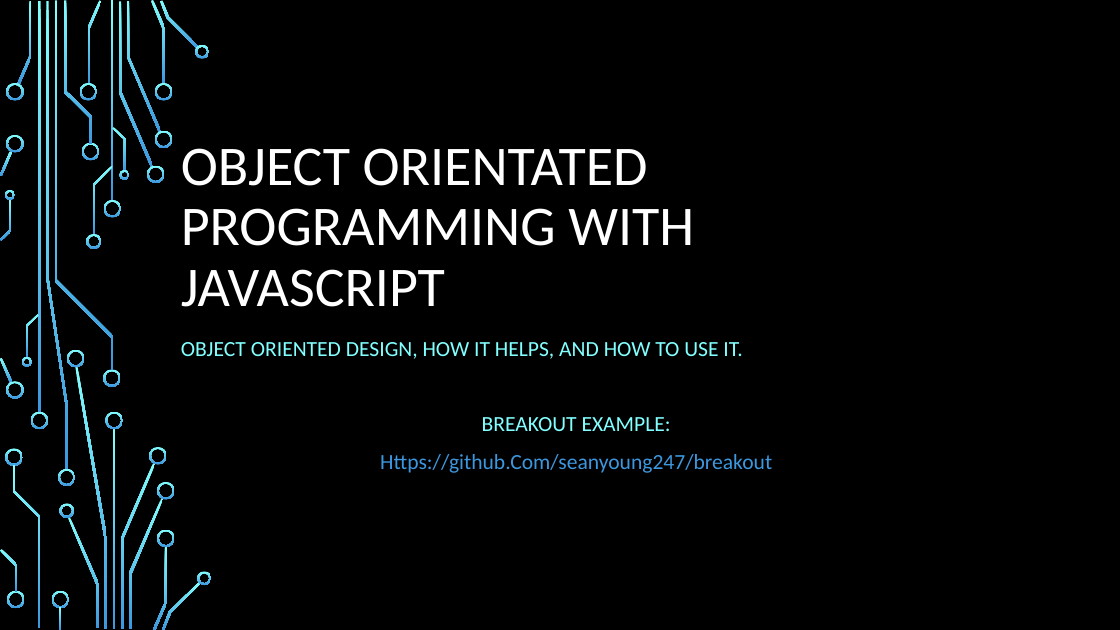
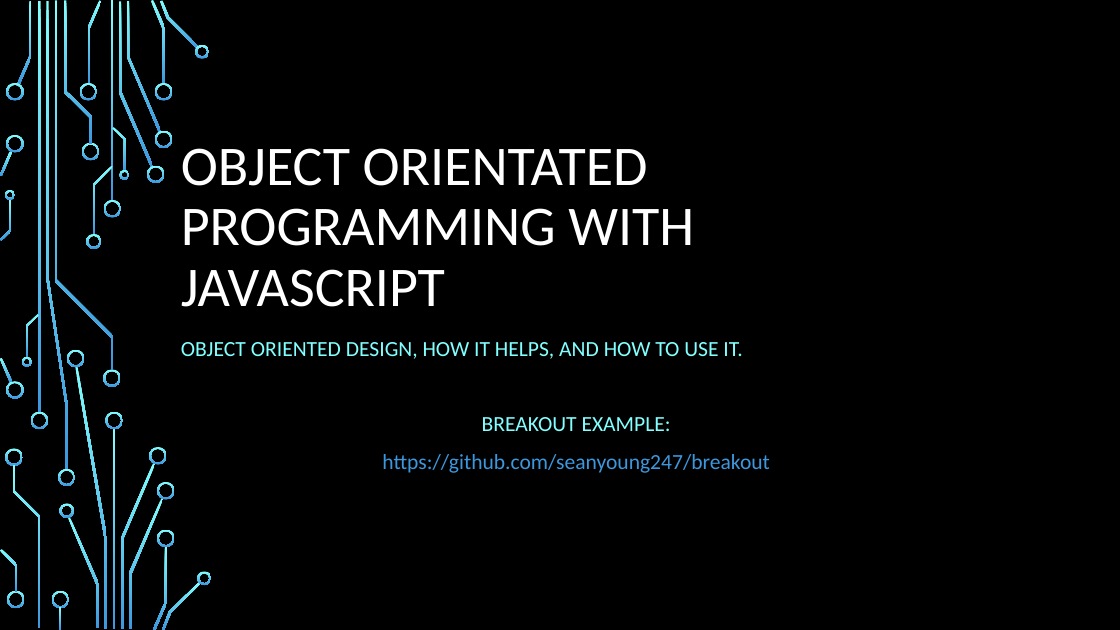
Before and after one commit to seanyoung247/breakout, a slide deck: slide 1 of presentations/oop/presentation.pptx. Drawn at 1120x630 pixels with LibreOffice and Linux fonts; fonts in the diff are those of the drawing; background and template pictures are left out. Boxes give left, top, right and bottom in pixels: in the first picture for what was removed or moved away, otherwise in the second. Text is boxed around its words. In the diff, an @@ line names an element or a change of style, - is before the commit and + after.

Commit message:
docs: updates to oo presentation

```diff
--- a/presentations/oop/presentation.pptx
+++ b/presentations/oop/presentation.pptx
@@ subtitle at (382, 454, 770, 473): text changed @@
-Https://github.Com/seanyoung247/breakout
+https://github.com/seanyoung247/breakout
```
Also in this commit, not shown: 1 other file.
